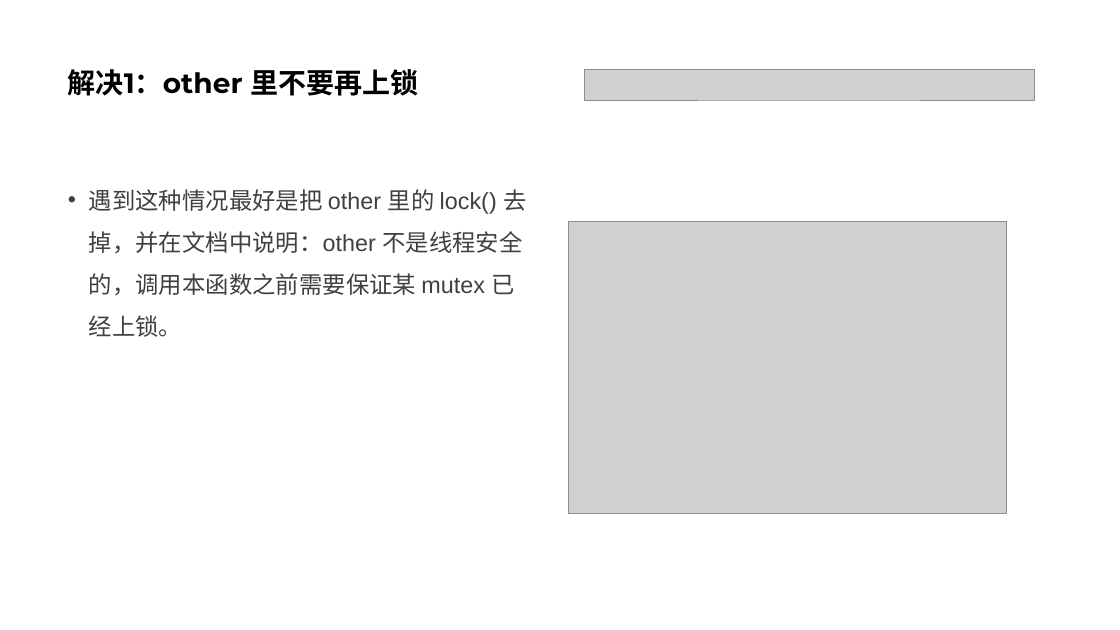
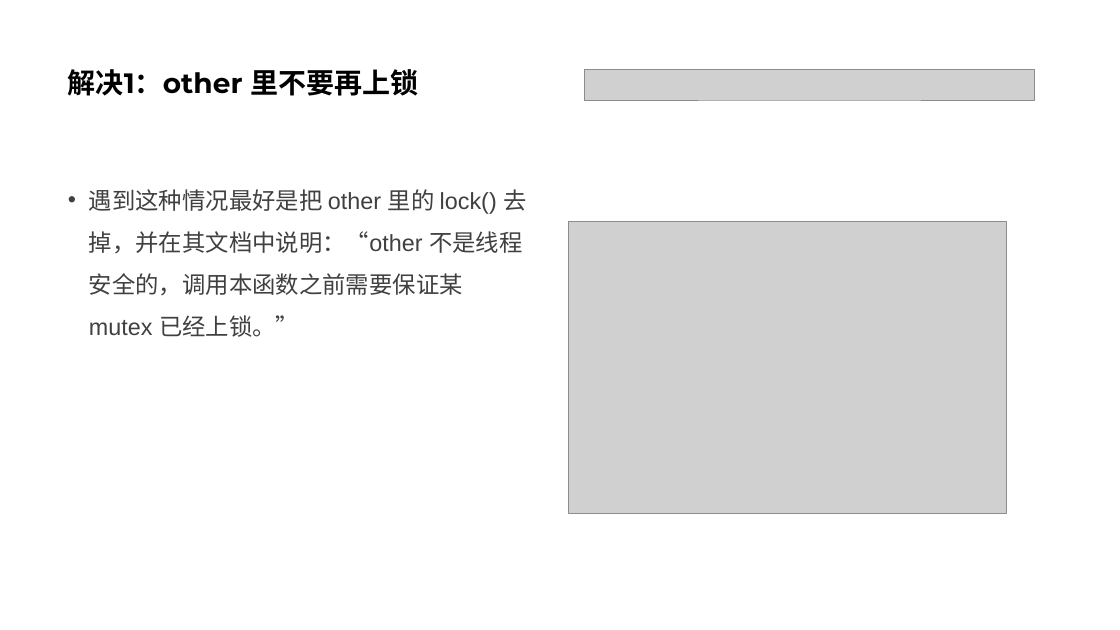
Before and after one commit to parallel101/course, a slide deck: slide 41 of 05/slides.pptx. Drawn at 1120x630 pixels with LibreOffice and Linux fonts; fonts in the diff are those of the drawing; grey boxes stand for pictures. Boxes give left, top, right and bottom in pixels: in the first picture for what was removed or moved away, otherwise in the second. Text is boxed around its words. In the diff, an @@ line names an element or a change of style, - is before the commit and + after.

```diff
--- a/05/slides.pptx
+++ b/05/slides.pptx
@@ text at bbox=[89, 189, 526, 337]: text changed @@
-• 遇到这种情况最好是把 other 里的 lock() 去掉，并在文档中说明：other 不是线程安全的，调用本函数之前需要保证某 mutex 已经上锁。
+• 遇到这种情况最好是把 other 里的 lock() 去掉，并在其文档中说明：“other 不是线程安全的，调用本函数之前需要保证某 mutex 已经上锁。”
```
Also in this commit, not shown: 2 other slides changed, 7 slides added, 2 slides removed, 15 other files.
